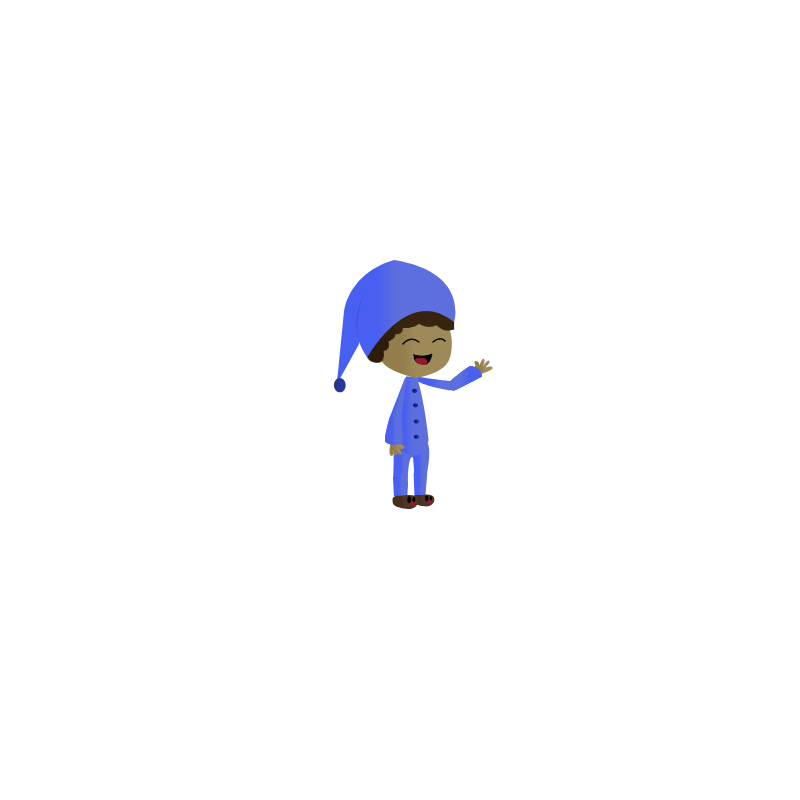
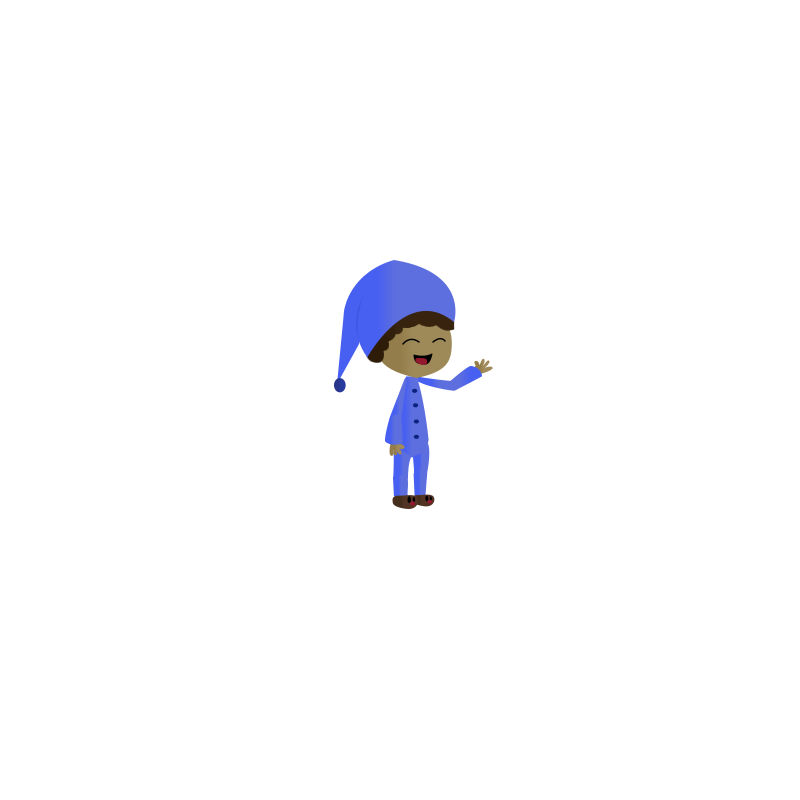
Layers edited between the first and the second 800 × 800 image:
painted on "BOLA GORRO" (1st of 2, in "instagram"), unmasked it over [334, 378, 346, 393]
painted on "GORRO" (1st of 2, in "instagram"), unmasked it over [337, 260, 456, 384]
painted on "Forma 3", unmasked it over [432, 337, 446, 343]
painted on "Forma 2", unmasked it over [402, 338, 420, 345]
painted on "Forma 5", unmasked it over [407, 496, 411, 504]
painted on "BRAÇO E" (1st of 2, in "instagram"), unmasked it over [385, 414, 403, 445]
painted on "BRAÇO D" (1st of 2, in "instagram"), unmasked it over [447, 365, 483, 391]
painted on "MAO D" (1st of 2, in "instagram"), unmasked it over [474, 358, 493, 374]
painted on "MAO E" (1st of 2, in "instagram"), unmasked it over [389, 443, 405, 456]
painted on "Forma 5 copy 6", unmasked it over [412, 388, 418, 393]
painted on "Forma 5 copy 5", unmasked it over [413, 403, 419, 408]
painted on "Forma 4", unmasked it over [392, 495, 419, 509]
painted on "Forma 5 copy 2", unmasked it over [425, 495, 429, 502]
painted on "Forma 4 copy 2", unmasked it over [412, 494, 435, 507]
painted on "boca" (1st of 2, in "instagram"), unmasked it over [413, 353, 433, 365]
painted on "canela d" (1st of 2, in "instagram"), unmasked it over [413, 469, 428, 497]
painted on "canela e" (1st of 2, in "instagram"), unmasked it over [393, 474, 408, 497]
painted on "PERNA D" (1st of 2, in "instagram"), unmasked it over [412, 442, 430, 482]
painted on "PERNA E" (1st of 2, in "instagram"), unmasked it over [393, 441, 412, 482]
painted on "ANTEBRACO E" (1st of 2, in "instagram"), unmasked it over [389, 378, 406, 421]
painted on "BOLA CABEÇA" (1st of 2, in "instagram"), unmasked it over [376, 310, 452, 378]
painted on "CORPO" (1st of 2, in "instagram"), unmasked it over [392, 376, 429, 458]
painted on "ANTEBRACO D" (1st of 2, in "instagram"), unmasked it over [417, 376, 459, 391]
painted on "Forma 2 copy", unmasked it over [402, 338, 420, 345]
…and 8 more changes (8 mask, 8 painted)
